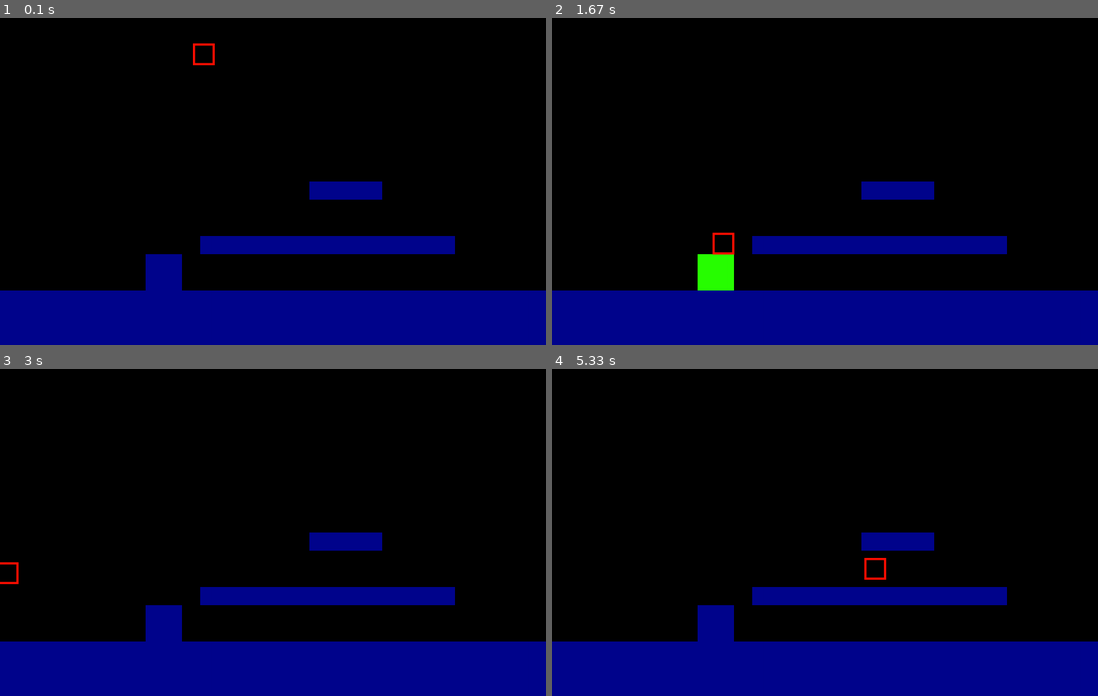
Above: before the commit, frames 1-4 (two rows, left to right).
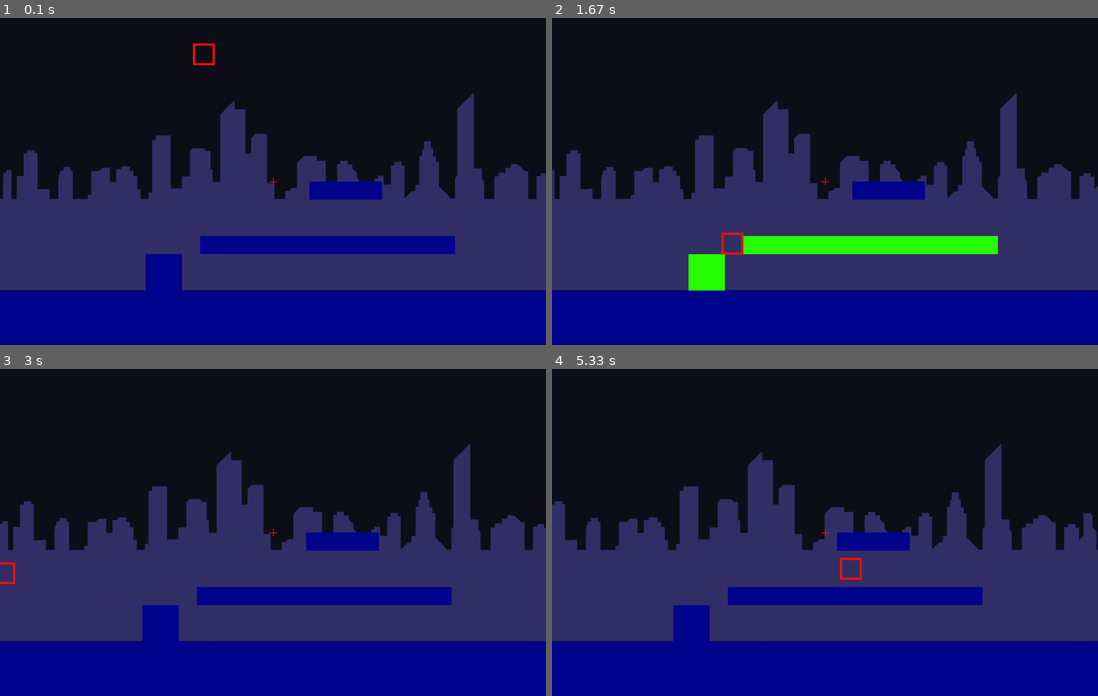
Above: after the commit, the same moments.

Repository: iliyafa/pygame-platformer-engine
Game: pygame game, started from main.py
Same seed, same stepped clock (60 frames per second), same inputs: the game is played once before the commit and once after it.
Inputs:
- Up to frame 1 (0.1 s): no input
- Up to frame 2 (1.67 s): hold D 0.33-0.8 s; hold Right 0.33-0.8 s; tap A at 0.83 s
- Up to frame 3 (3 s): hold Left 2.17-2.7 s; hold Left from 2.73 s (still down); hold A from 2.73 s (still down); tap Space at 2.8 s
- Up to frame 4 (5.33 s): tap Space at 3.1, 3.23, 3.53, 3.9, 4.2, 4.4, 4.7, 4.9, 5.2 s; release Left at 3.13 s; release A at 3.13 s; hold Right 3.17-3.8 s; hold D 3.17-3.8 s; hold Left 3.83-4.3 s; hold A 3.83-4.3 s; hold Right 4.33-4.8 s; hold D 4.33-4.8 s; hold Right 4.83-5.3 s; hold D 4.83-5.3 s

The runs differ from the first frame. In frame 1, 34% of the frame differs, in the area x 0-100%, y 22-84%; in frame 2, 37%; in frame 3, 34%; in frame 4, 35%.

Commit message:
Add basic camera functionality

Diff:
--- /dev/null
+++ b/camera.py
@@ -0,0 +1,77 @@
+import pygame
+from util import Vector
+from consts import Color
+
+CAMERA_STEP = 1
+
+class Camera(object):
+    def __init__(self, window):
+        self._window = window
+        self._height = window.get_height()
+        self._width = window.get_width()
+        self._position = Vector(0, 0)
+        # self._center = Vector(self._width//2, self._height//2)
+
+    @property
+    def window(self):
+        return self._window
+
+    @property
+    def x(self):
+        return self._position.x
+
+    @property
+    def y(self):
+        return self._position.y
+
+    @property
+    def height(self):
+        return self._height
+
+    @property
+    def width(self):
+        return self._width
+
+    @property
+    def left_edge(self):
+        return self._position.x
+
+    @property
+    def right_edge(self):
+        return self._position.x + self._width
+
+    @property
+    def top_edge(self):
+        return self._position.y
+
+    @property
+    def bottom_edge(self):
+        return self._position.y + self._height
+
+    @property
+    def position(self):
+        return self._position
+
+    @property
+    def center(self):
+        return Vector(
+            x = self._width/2,
+            y = self._height/2
+        )
+
+
+
+    def display(self):
+        pygame.draw.line(self.window, Color['Red'], (self.center.x - 10, self.center.y), (self.center.x + 10, self.center.y), 2)
+        pygame.draw.line(self.window, Color['Red'], (self.center.x, self.center.y - 10), (self.center.x, self.center.y + 10), 2)
+
+    def pan(self, movement_vector):
+        assert isinstance(movement_vector, Vector)
+        self._position += movement_vector
+
+    def update(self):
+        keys = pygame.key.get_pressed()
+        if keys[pygame.K_a] and self.x < 0:
+            self.pan(Vector(CAMERA_STEP, 0))
+        if keys[pygame.K_d]:
+            self.pan(Vector(-CAMERA_STEP, 0))
--- a/collision.py
+++ b/collision.py
@@ -1,4 +1,5 @@
-from util import sign, Vector
+import pygame
+from util import sign
 from consts import Sides
 
 TOLERANCE = 20
@@ -22,8 +23,10 @@
         # lookahead = vel_x * dt
 
         # # Right:
-        # for x in range(self.source.right.x, int(lookahead)):
-        #     if self.dest.rect.collidepoint(Vector(x, self.source.right.y)):
+        # for x in range(int(self.source.right), int(self.source.right+lookahead)):
+        #     pygame.draw.line(self.source.window, (255,255,0), (self.source.right, self.source.y), (self.source.right+lookahead, self.source.y), 2)
+        #     if self.dest.rect.collidepoint(x, self.source.y):
+        #         print("wut")
         #         return Sides.RIGHT
 
         if (self.source.bottom - self.dest.top) < self.dest.height/2:
--- a/drawable.py
+++ b/drawable.py
@@ -62,5 +62,12 @@
     def window(self):
         return self._window
 
-    def draw():
+    def draw(self, camera):
         pass
+
+    def update(self, dt, camera):
+        pass
+
+    # def update_camera(self, camera):
+    #     self._x += camera.left_edge
+    #     self._y += camera.top_edge
--- a/main.py
+++ b/main.py
@@ -1,4 +1,4 @@
-from bullet import Bullet
+import os
 import pygame
 
 from consts import Direction, Sides, Color
@@ -6,11 +6,15 @@
 from drawable import Drawable
 from collision import Collision
 from bullet import Bullet
+from camera import Camera
 
 pygame.init()
 
 # Game Window Setting:
-window = pygame.display.set_mode((1500, 900))
+DISPLAY_X = 1500
+DISPLAY_Y = 900
+window = pygame.display.set_mode((DISPLAY_X, DISPLAY_Y))
+bg = pygame.image.load(os.path.join('img', 'city-skyline2.png')).convert_alpha()
 
 # epsilon = 1
 
@@ -24,7 +28,7 @@
 
 # Obstacles:
 obstacle_descriptors = [
-    {'left': 0, 'top': 750, 'width': 1500, 'height': 150},
+    {'left': 0, 'top': 750, 'width': 6500, 'height': 150},
     {'left': 400, 'top': 650, 'width': 100, 'height': 100},
     {'left': 550, 'top': 600, 'width': 700, 'height': 50},
     {'left': 850, 'top': 450, 'width': 200, 'height': 50},
@@ -57,11 +61,11 @@
     def move(self, dt, pressed_key):
         self._velocity.x = 0
         keys = pygame.key.get_pressed()
-        if (keys[pygame.K_LEFT] or keys[pygame.K_a]):
+        if (keys[pygame.K_LEFT]):
             self.direction = Direction.LEFT
             if self.can_move['left'] and self.left >= BORDER_WIDTH:
                 self.velocity.x = -VELOCITY_X
-        if (keys[pygame.K_RIGHT] or keys[pygame.K_d]):
+        if (keys[pygame.K_RIGHT]):
             self.direction = Direction.RIGHT
             if self.can_move['right'] and self.right <= window.get_width() - BORDER_WIDTH:
                 self.velocity.x = VELOCITY_X
@@ -71,7 +75,7 @@
                 self.on_floor = False
                 self.velocity.y -= JUMP_VELOCITY
 
-        if pressed_key == pygame.K_f:
+        elif pressed_key == pygame.K_f:
             count = 0
             for b in bullets:
                 if b.visible:
@@ -82,7 +86,13 @@
                     self
                 ))
 
-    def update(self, dt, pressed_key):
+        elif pressed_key == pygame.K_LCTRL:
+            if self.can_move['right'] and self.right <= window.get_width() - BORDER_WIDTH:
+                self.velocity.x += Direction.RIGHT * VELOCITY_X * 20
+            if self.can_move['right'] and self.right <= window.get_width() - BORDER_WIDTH:
+                self.velocity.x += Direction.LEFT * VELOCITY_X * 20
+
+    def update(self, dt, camera, pressed_key):
         global end
         self.move(dt, pressed_key)
 
@@ -172,21 +182,28 @@
         else:
             self.acceleration.y = GRAVITY
 
-        self.draw()
-
-    def draw(self):
-        pygame.draw.rect(self.window, self.color, self.rect, 6, 1)
+        self.draw(camera)
+
+    def draw(self, camera):
+        pygame.draw.rect(
+            self.window,
+            self.color,
+            # self.rect,
+            pygame.Rect(self._x + camera.x, self._y + camera.y, self._width, self._height),
+            6,
+            1
+        )
 
 class Obstacle(Drawable):
     def __init__(self, window, color, left, top, width, height, is_rigid=True):
         super().__init__(window, color, left, top, width, height)
         self._is_rigid = is_rigid
-        self._static_rect = pygame.Rect(self._x, self._y, self._width, self._height)
+        # self._static_rect = pygame.Rect(self._x, self._y, self._width, self._height)
         self.is_colliding = False
 
-    @property
-    def rect(self):
-        return self._static_rect
+    # @property
+    # def rect(self):
+    #     return self._static_rect
 
     @property
     def velocity(self):
@@ -199,24 +216,38 @@
     def set_color(self, color):
         self._color = color
 
-    def update(self, dt):
-        self.draw()
-
-    def draw(self):
-        pygame.draw.rect(self.window, self.color, self.rect)
+    def update(self, dt, camera):
+        self.draw(camera)
+
+    def draw(self, camera):
+        pygame.draw.rect(
+            self.window,
+            self.color,
+            pygame.Rect(self._x + camera.x, self._y + camera.y, self._width, self._height)
+        )
 
 player = Player(window, Color['Red'], 530, 50, 60, 60)
 obstacles = [Obstacle(window, Color['Blue'], **desc) for desc in obstacle_descriptors]
 bullets = []
 ENVIRONMENT = obstacles
+GAME_OBJECTS = [player] + bullets + ENVIRONMENT
+
+CAMERA = Camera(window)
 
 def redrawGameWindow(dt, pressed_key):
     global bullets
-    window.fill(0)
+    window.fill((15,15,25))
+    window.blit(bg, (CAMERA.x, 750-bg.get_height()))
+
+    CAMERA.update()
+    CAMERA.display()
+
+    # for obj in GAME_OBJECTS:
+    #     obj.update_camera(CAMERA)
     for obj in ENVIRONMENT:
-        obj.update(dt)
+        obj.update(dt, CAMERA)
     for bullet in bullets:
-        bullet.update(dt)
+        bullet.update(dt, CAMERA)
 
     count_visible = 0
     for bullet in bullets:
@@ -226,7 +257,7 @@
     if count_visible == 0:
         bullets = []
 
-    player.update(dt, pressed_key)
+    player.update(dt, CAMERA, pressed_key)
     pygame.display.update()
 
 clock = pygame.time.Clock()
Binary file added: img/city-skyline2.png
